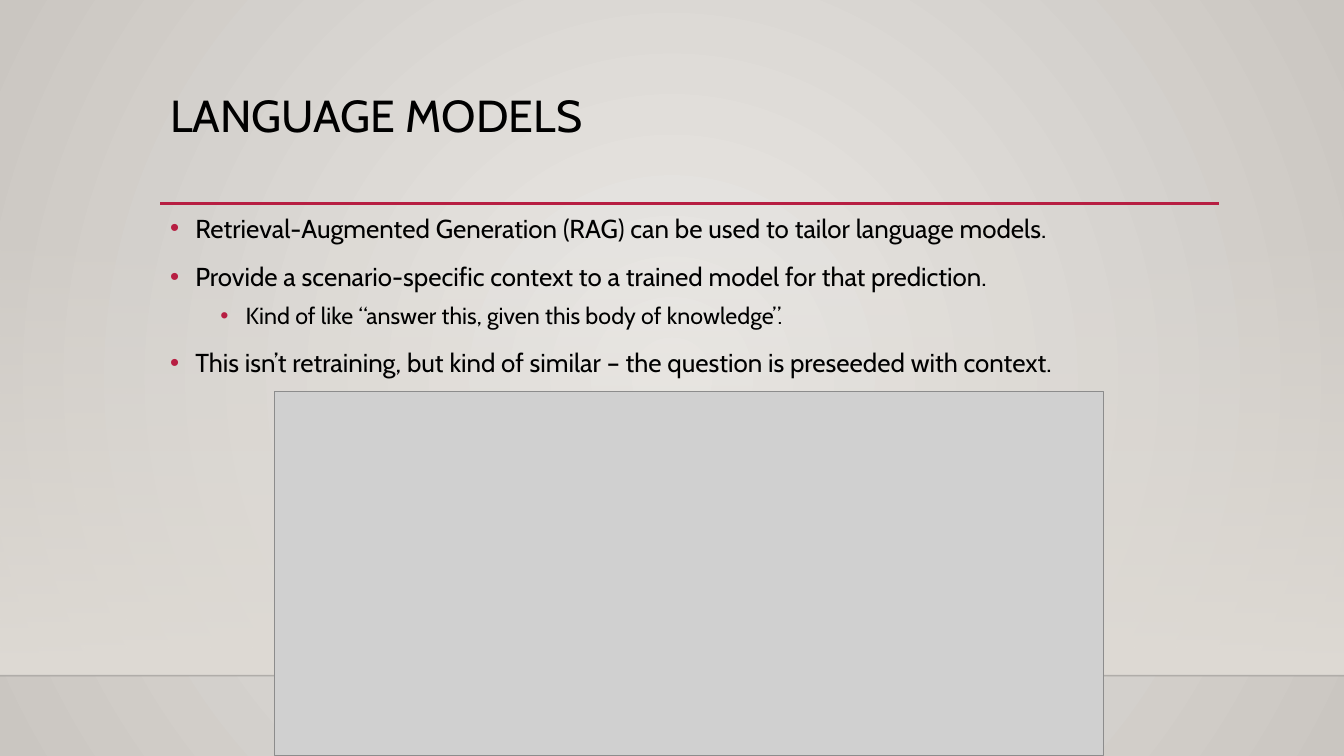
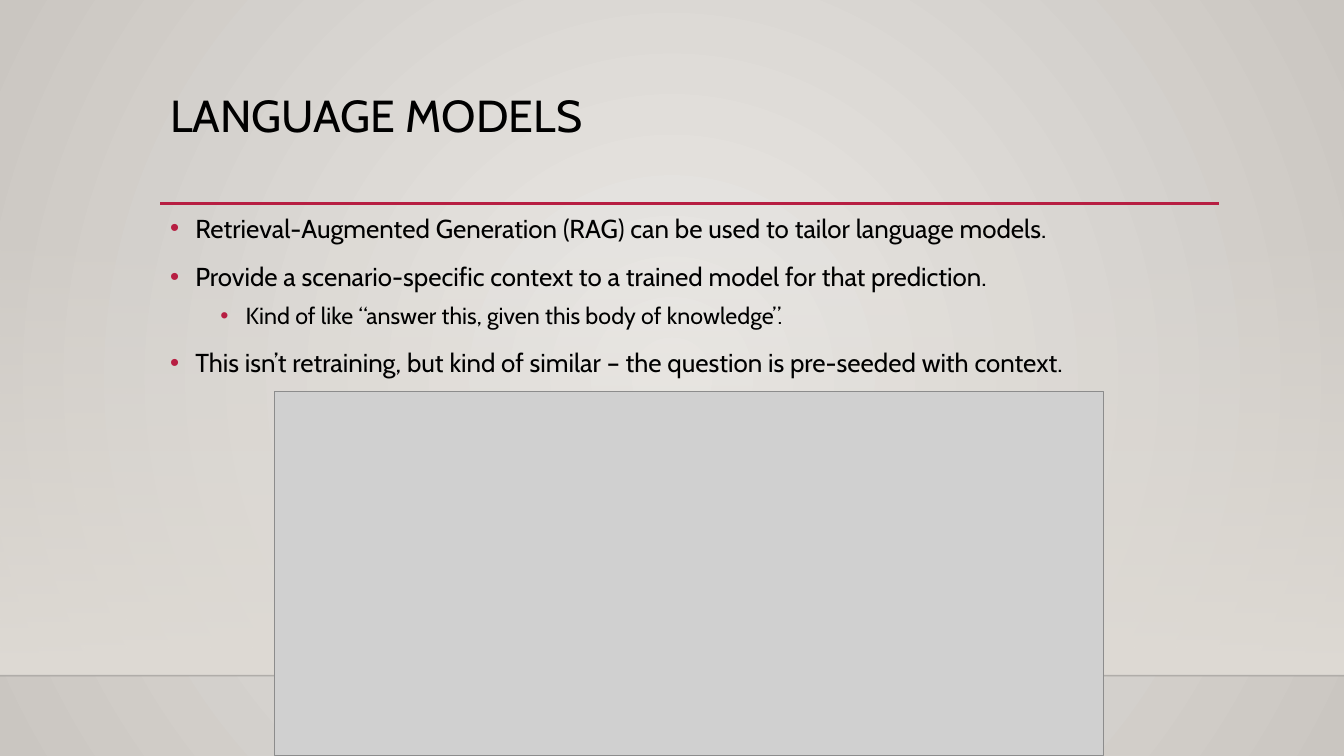
Before and after one commit to AkeemSemperDataScience/Intro_to_Machine_Learning_Students, a slide deck: slide 34 of reference_content/Slides/pytorch_transfer_learn.pptx. Drawn at 1344x756 pixels with LibreOffice and Linux fonts; fonts in the diff are those of the drawing; grey boxes stand for pictures; background and template pictures are left out. Boxes give left, top, right and bottom in pixels: in the first picture for what was removed or moved away, otherwise in the second. Text is boxed around its words. In the diff, an @@ line names an element or a change of style, - is before the commit and + after.

```diff
--- a/reference_content/Slides/pytorch_transfer_learn.pptx
+++ b/reference_content/Slides/pytorch_transfer_learn.pptx
@@ text at (195,352,1063,378): text changed @@
-• This isn’t retraining, but kind of similar – the question is preseeded with context.
+• This isn’t retraining, but kind of similar – the question is pre-seeded with context.
```
Also in this commit, not shown: 9 other slides changed, 6 other files.
